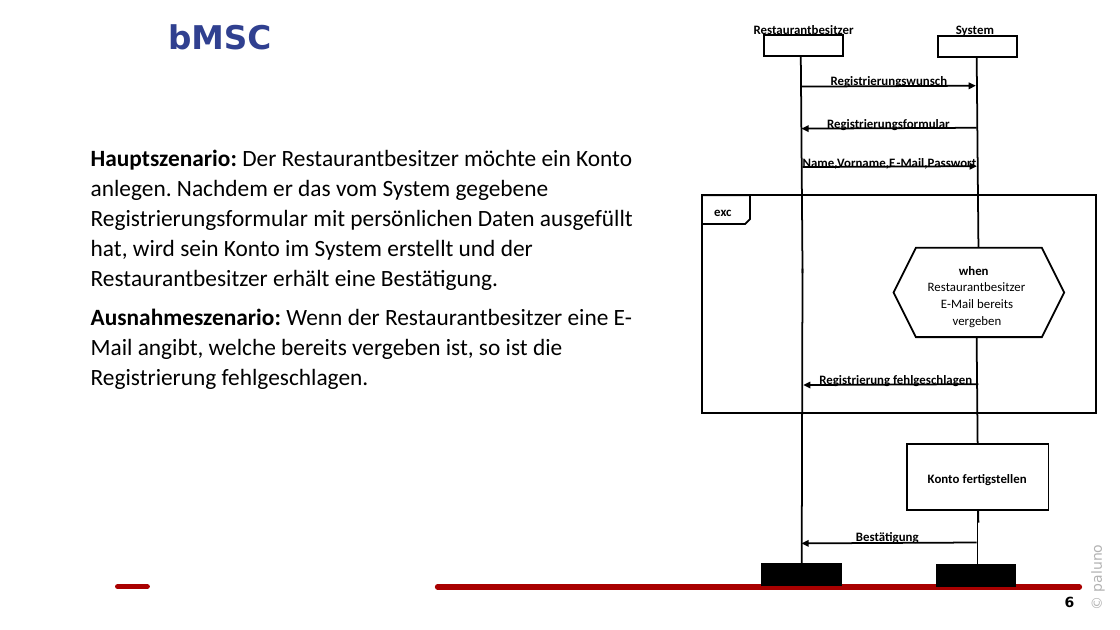
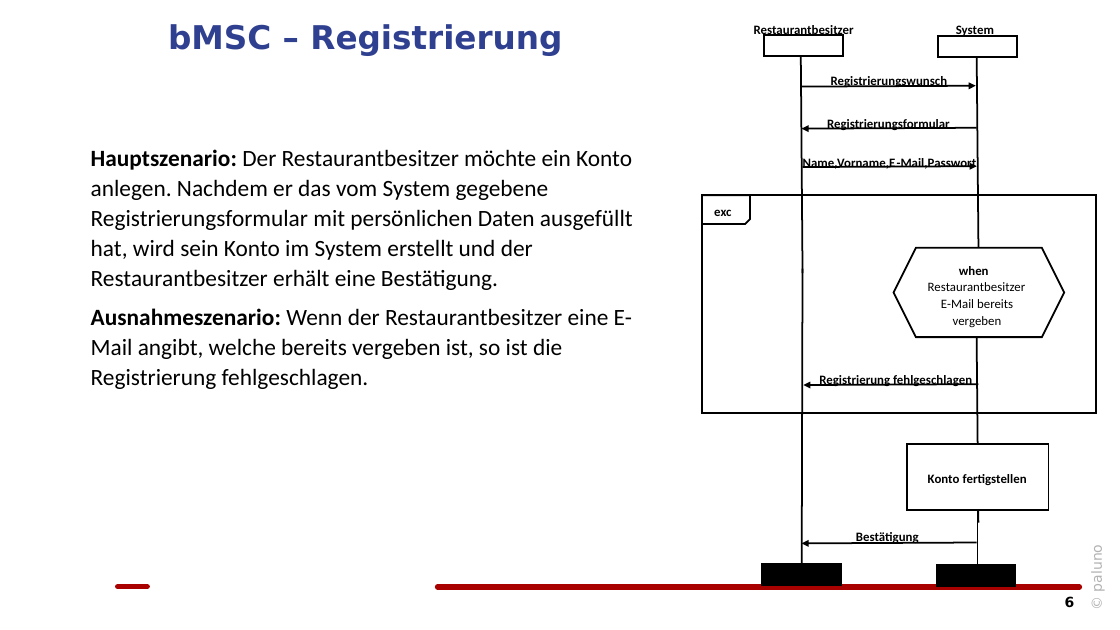
Before and after one commit to maj1n167/sep-ws21, a slide deck: slide 6 of material/artefakte/Gruppe12_Zyklus1.pptx. Drawn at 1120x630 pixels with LibreOffice and Linux fonts; fonts in the diff are those of the drawing; background and template pictures are left out. Boxes give left, top, right and bottom in pixels: in the first picture for what was removed or moved away, otherwise in the second. Text is boxed around its words. In the diff, an @@ line names an element or a change of style, - is before the commit and + after.

```diff
--- a/material/artefakte/Gruppe12_Zyklus1.pptx
+++ b/material/artefakte/Gruppe12_Zyklus1.pptx
@@ title at [168, 24, 562, 56]: text changed @@
-bMSC
+bMSC – Registrierung
```
Also in this commit, not shown: 4 other slides changed, 1 slide added, 1 other file.
